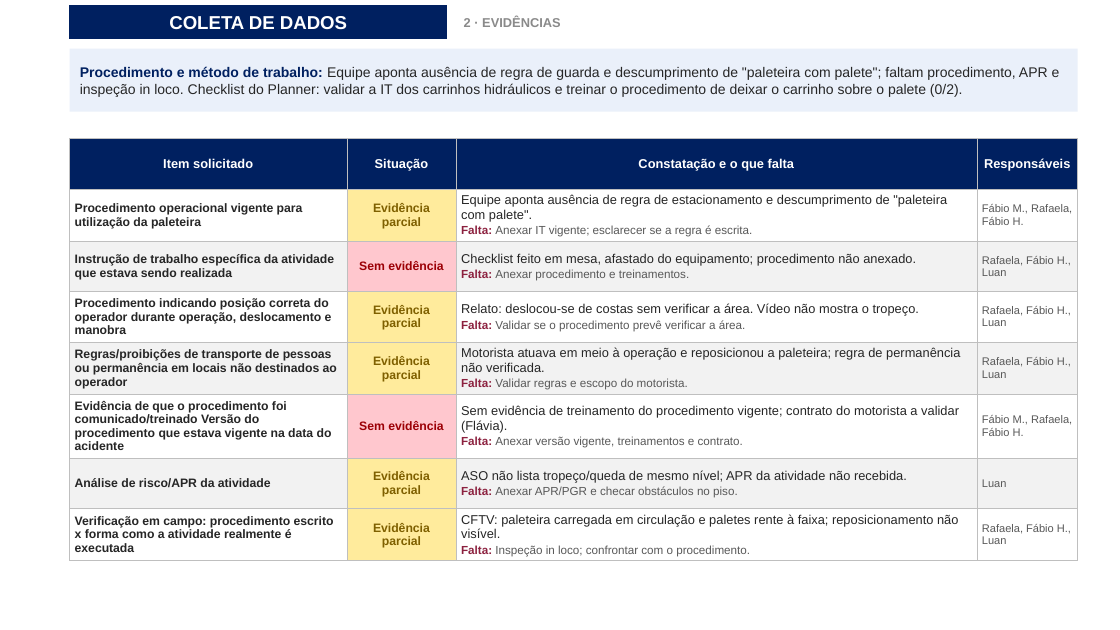
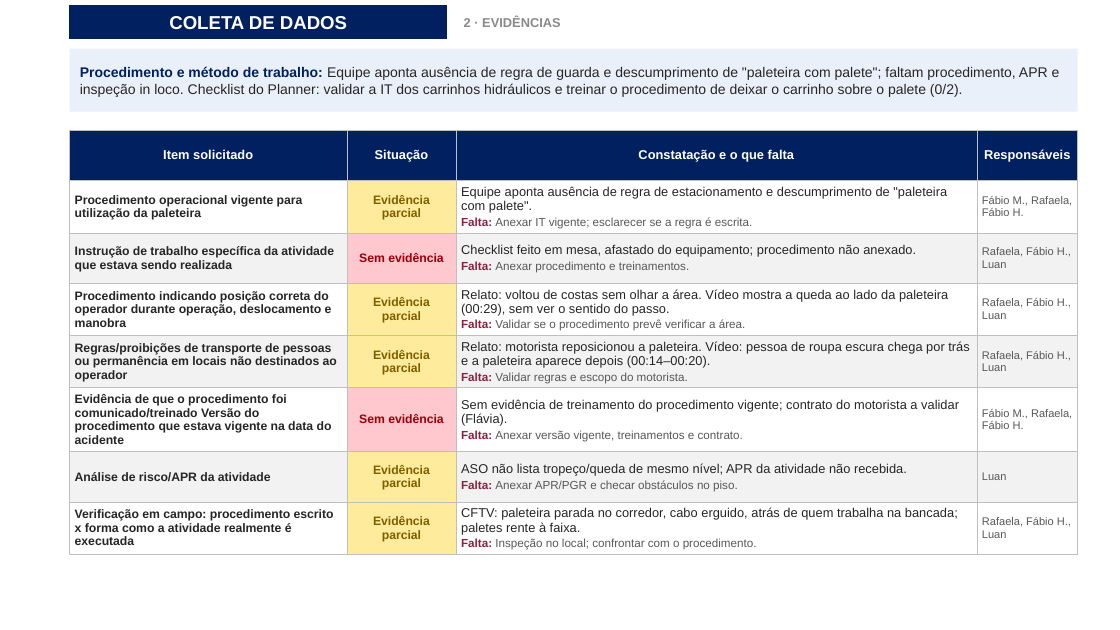
Before and after one commit to luantavarez9/hospital-seguro, a slide deck: slide 10 of entrega_acidente_GRU1/Apresentacao_Ocorrencia_Acidente_GRU_I.pptx. Drawn at 1120x630 pixels with LibreOffice and Linux fonts; fonts in the diff are those of the drawing; background and template pictures are left out. Boxes give left, top, right and bottom in pixels: in the first picture for what was removed or moved away, otherwise in the second. Text is boxed around its words. In the diff, an @@ line names an element or a change of style, - is before the commit and + after.

```diff
--- a/entrega_acidente_GRU1/Apresentacao_Ocorrencia_Acidente_GRU_I.pptx
+++ b/entrega_acidente_GRU1/Apresentacao_Ocorrencia_Acidente_GRU_I.pptx
@@ table at [70, 130, 1078, 554] @@
-row 4, column 3: Relato: deslocou-se de costas sem verificar a área. Vídeo não mostra o tropeço. / Falta: Validar se o procedimento prevê verificar a área.
+row 4, column 3: Relato: voltou de costas sem olhar a área. Vídeo mostra a queda ao lado da paleteira (00:29), sem ver o sentido do passo. / Falta: Validar se o procedimento prevê verificar a área.
-row 5, column 3: Motorista atuava em meio à operação e reposicionou a paleteira; regra de permanência não verificada. / Falta: Validar regras e escopo do motorista.
+row 5, column 3: Relato: motorista reposicionou a paleteira. Vídeo: pessoa de roupa escura chega por trás e a paleteira aparece depois (00:14–00:20). / Falta: Validar regras e escopo do motorista.
-row 8, column 3: CFTV: paleteira carregada em circulação e paletes rente à faixa; reposicionamento não visível. / Falta: Inspeção in loco; confrontar com o procedimento.
+row 8, column 3: CFTV: paleteira parada no corredor, cabo erguido, atrás de quem trabalha na bancada; paletes rente à faixa. / Falta: Inspeção no local; confrontar com o procedimento.
@@ table: place and size @@
-table at [70, 139, 1078, 561]
+table at [70, 130, 1078, 554]
```
Also in this commit, not shown: 11 other slides changed, 1 slide added, 15 other files.
